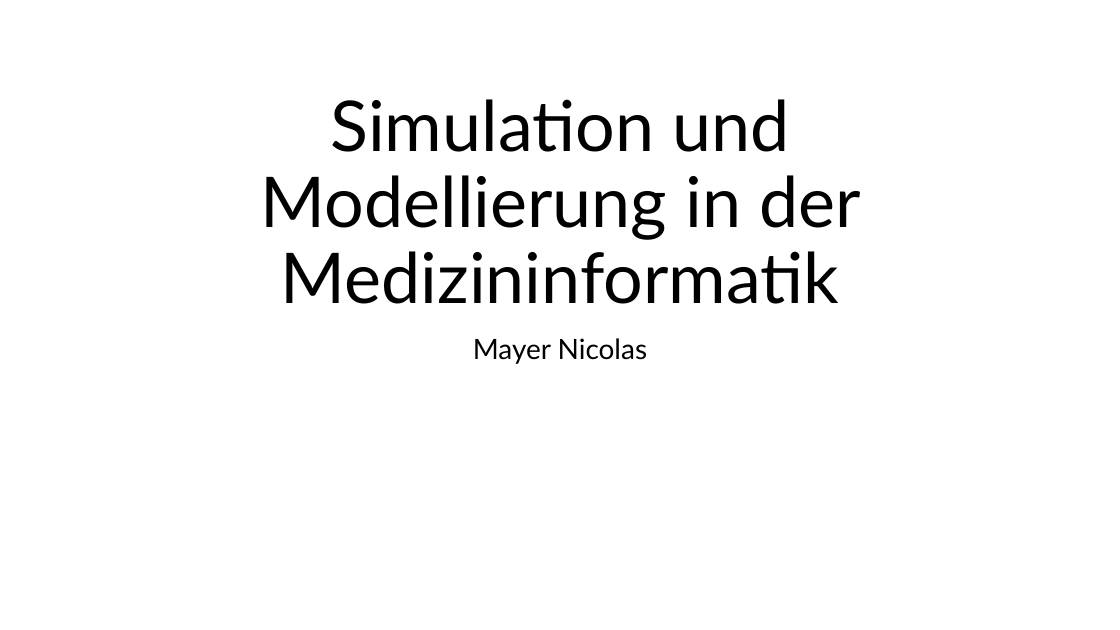
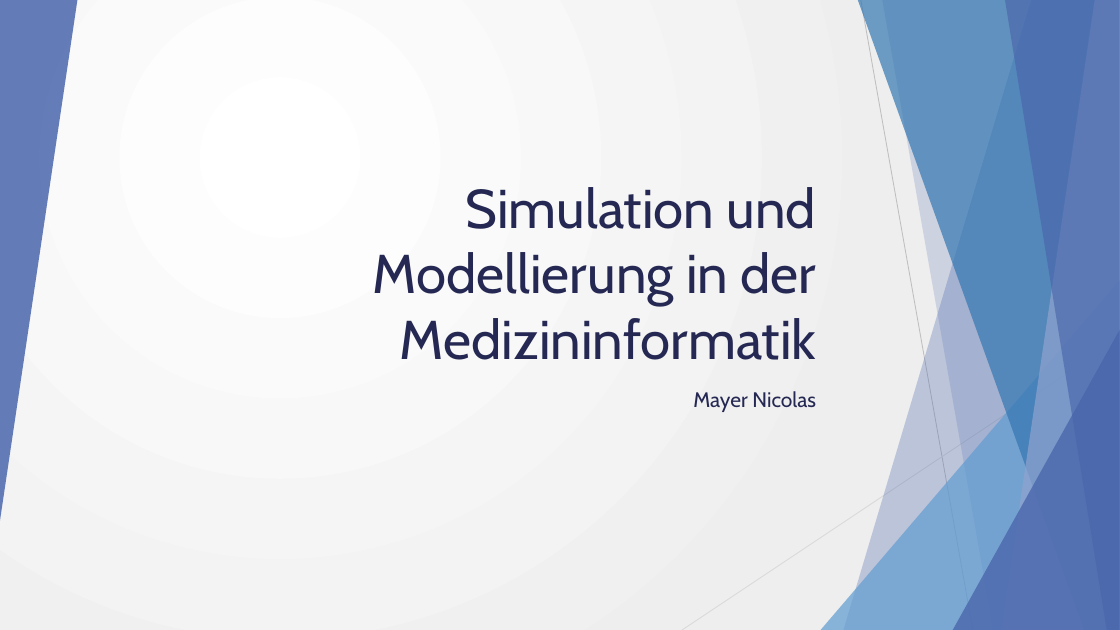
Before and after one commit to w0fl/w0fl, a slide deck: slide 1 of Simulation und Modellierung in der Medizininformatik.pptx. Drawn at 1120x630 pixels with LibreOffice and Linux fonts; fonts in the diff are those of the drawing. Boxes give left, top, right and bottom in pixels: in the first picture for what was removed or moved away, otherwise in the second. Text is boxed around its words. In the diff, an @@ line names an element or a change of style, - is before the commit and + after.

```diff
--- a/Simulation und Modellierung in der Medizininformatik.pptx
+++ b/Simulation und Modellierung in der Medizininformatik.pptx
@@ background #FFFFFF to gradient #FFFFFF to #EEEEEE @@
@@ group added at (0,0,1120,630): 5 freeform shapes, 3 triangles, 2 lines @@
@@ title "Simulation und Modellierung in der ...": place and size @@
-title "Simulation und Modellierung in der ..." at (261,99,861,304)
+title "Simulation und Modellierung in der ..." at (373,187,816,360)
@@ title "Simulation und Modellierung in der ..." at (373,187,816,360): size 60 to 46.8 pt, font Lato to Cabin, text colour #000000 to #242852; alignment centre to right; line spacing 0.9 to 1 @@
@@ subtitle "Mayer Nicolas": place and size @@
-subtitle "Mayer Nicolas" at (473,338,648,364)
+subtitle "Mayer Nicolas" at (693,391,816,412)
@@ subtitle "Mayer Nicolas" at (693,391,816,412): size 24 to 18 pt, font Lato to Cabin, text colour #000000 to #242852; alignment centre to right; line spacing 0.9 to 1 @@
```
Also in this commit, not shown: 18 other slides changed.
